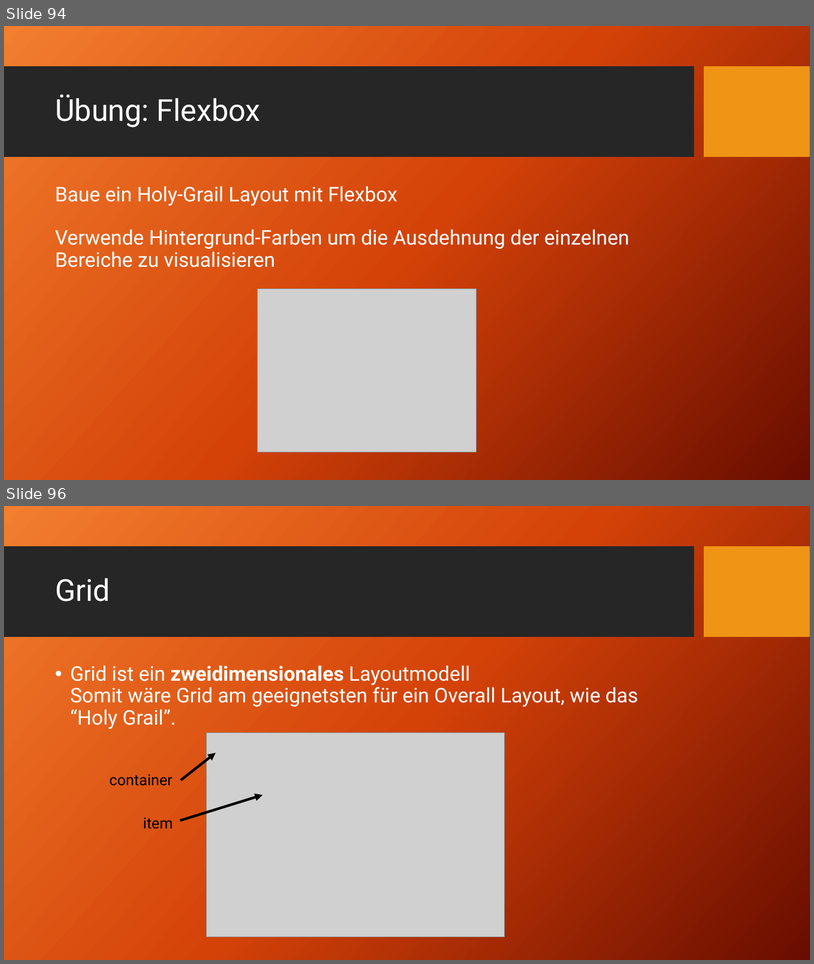
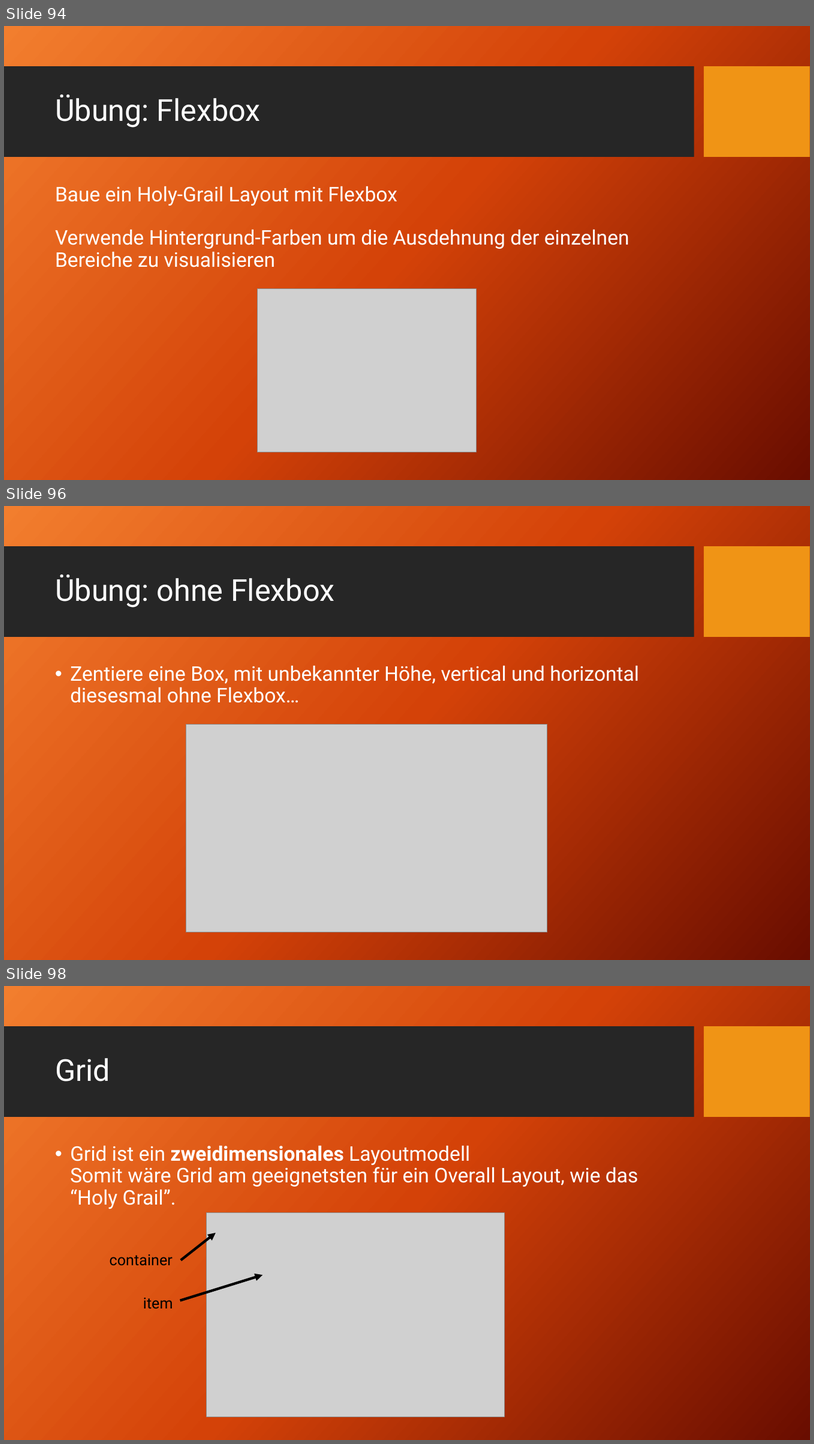
Before and after one commit to TomFrey/htmlCssBasicUebungen, a slide deck: html Schulung.pptx. Shown one above the other, each under a label of ours: slides 94 and 96 before the commit, slides 94, 96 and 98 after it; the slides between them are not shown. The pictures are 814x964 and 814x1444 pixels, drawn with LibreOffice and Linux fonts; fonts in the diff are those of the drawing; grey boxes stand for pictures; background and template pictures are left out. Boxes give left, top, right and bottom in pixels: in the first picture for what was removed or moved away, otherwise in the second. Text is boxed around its words. In the diff, an @@ line names an element or a change of style, - is before the commit and + after.

Commit message:
Übung für Sticky Footer im Holy Grail Layout

```diff
--- a/html Schulung.pptx
+++ b/html Schulung.pptx
@@ slide 96 added at [4, 506, 810, 960], background picture (left out); not listed: 2 template elements that a slide beside it also shows @@
@@ title added at [55, 574, 335, 607], 36 pt, text #FFFFFF @@
+Übung: ohne Flexbox
@@ text added at [70, 665, 639, 703], 24 pt, text #FFFFFF @@
+• Zentiere eine Box, mit unbekannter Höhe, vertical und horizontal diesesmal ohne Flexbox…
@@ picture added at [186, 724, 547, 932] @@
@@ what was slide 96 is now slide 98 @@
```
Also in this commit, not shown: 1 slide changed, 1 other slide added, 3 other files.
